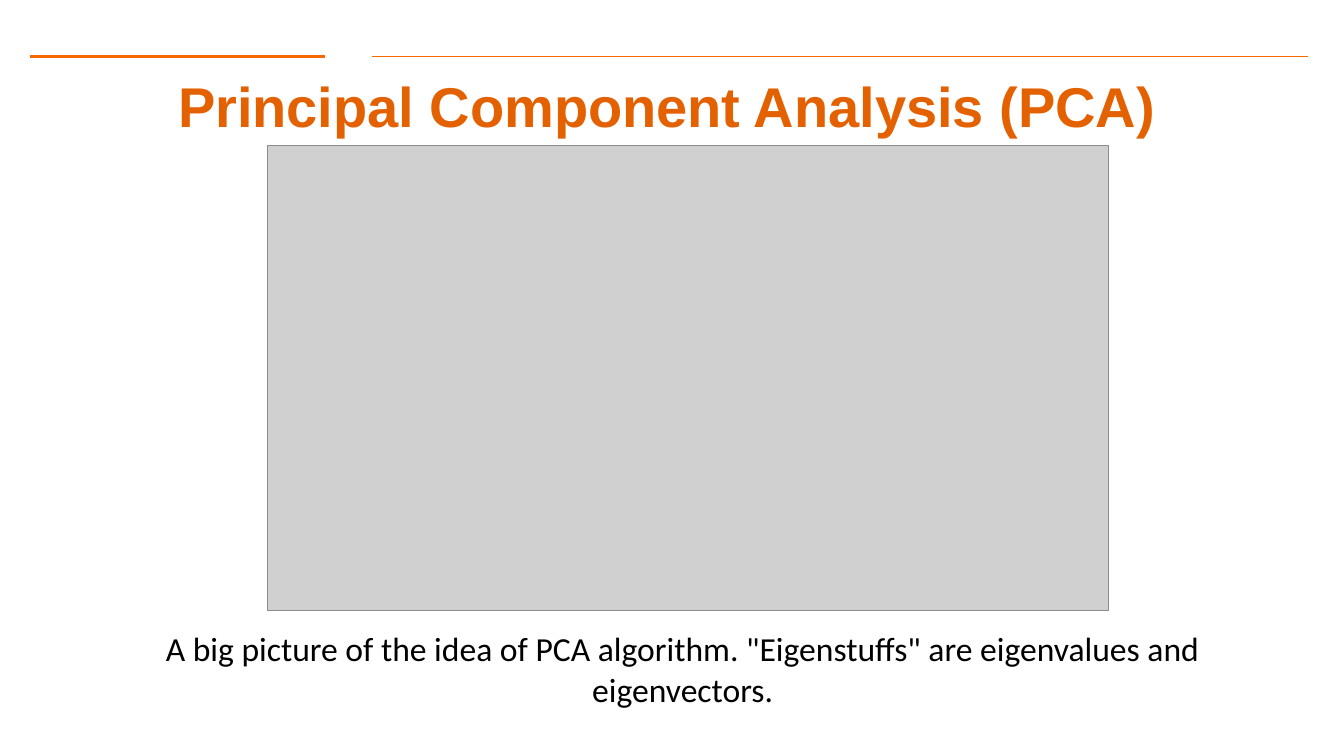
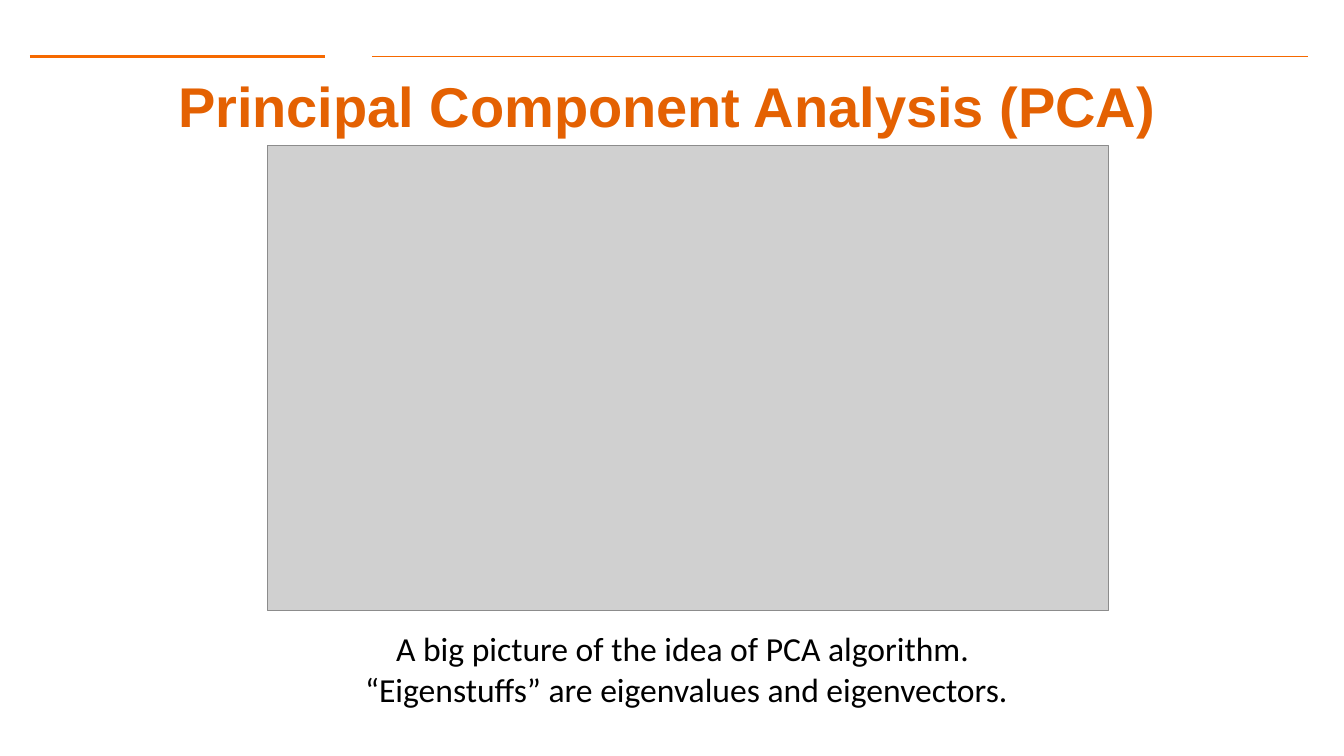
Before and after one commit to aiforsec/RIT-DSCI-633-FDS, a slide deck: slide 25 of Syllabus/Lecture 12/Lec12.pptx (slide 26 before the commit). Drawn at 1344x756 pixels with LibreOffice and Linux fonts; fonts in the diff are those of the drawing; grey boxes stand for pictures; background and template pictures are left out. Boxes give left, top, right and bottom in pixels: in the first picture for what was removed or moved away, otherwise in the second. Text is boxed around its words. In the diff, an @@ line names an element or a change of style, - is before the commit and + after.

```diff
--- a/Syllabus/Lecture 12/Lec12.pptx
+++ b/Syllabus/Lecture 12/Lec12.pptx
@@ text at <box>365,637,1007,708</box>: text changed @@
-A big picture of the idea of PCA algorithm. "Eigenstuffs" are eigenvalues and eigenvectors.
+A big picture of the idea of PCA algorithm.
+“Eigenstuffs” are eigenvalues and eigenvectors.
```
Also in this commit, not shown: 6 other slides changed, 1 slide added, 1 other file.
